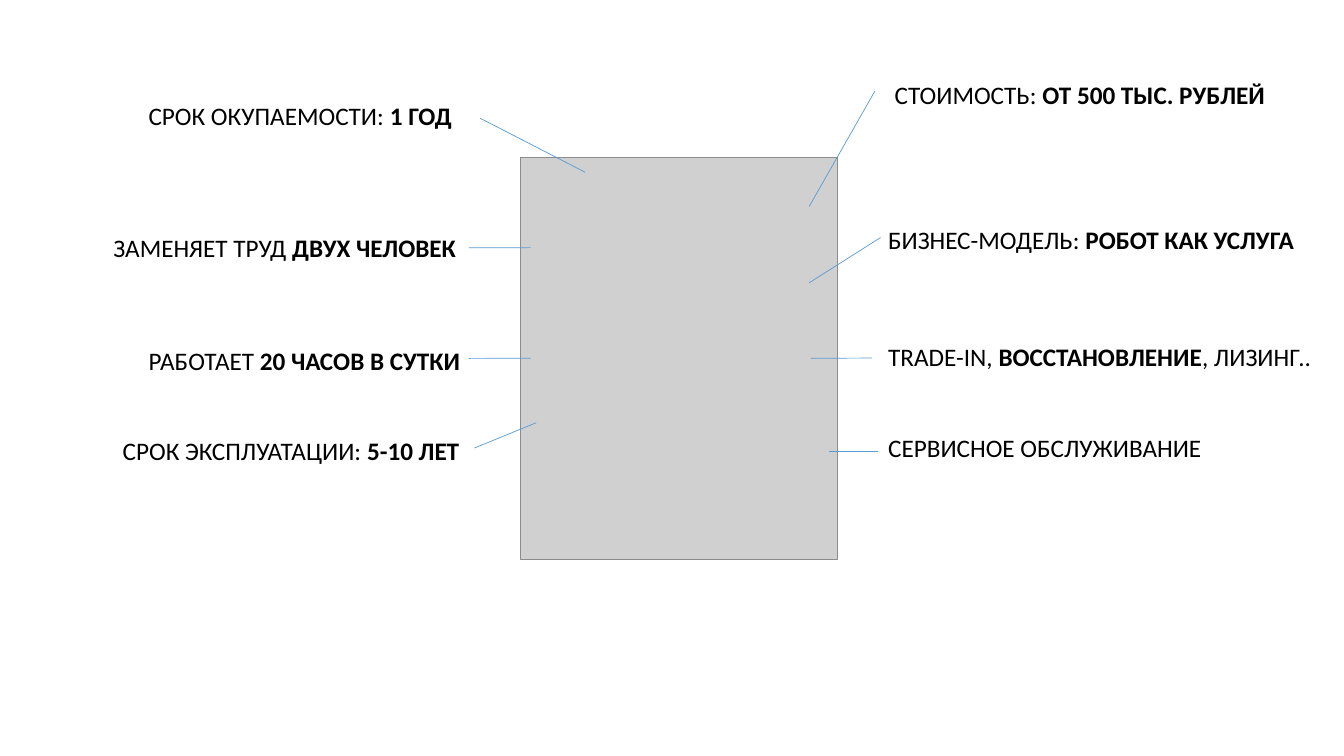
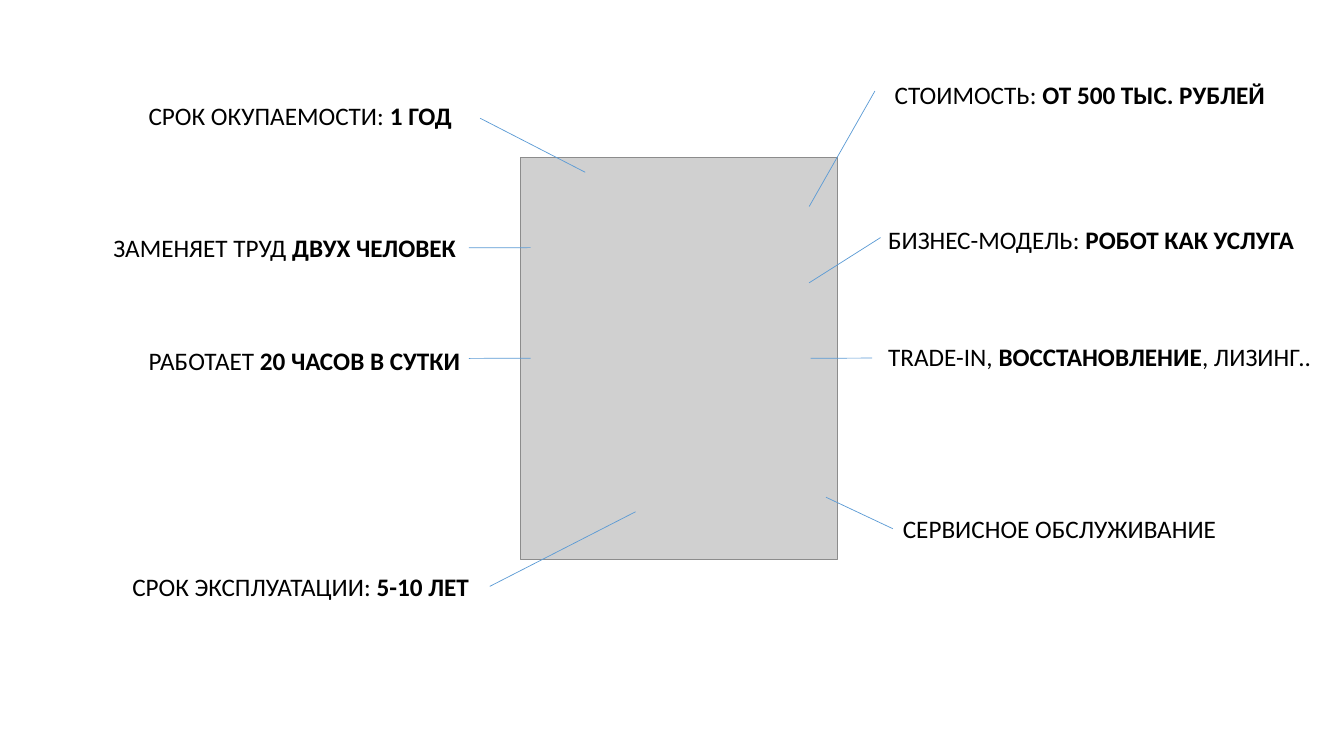
Before and after one commit to iACTUATOR/iactuator.ru, a slide deck: slide 3 of actuator.pptx. Drawn at 1344x756 pixels with LibreOffice and Linux fonts; fonts in the diff are those of the drawing; grey boxes stand for pictures. Boxes give left, top, right and bottom in pixels: in the first picture for what was removed or moved away, otherwise in the second. Text is boxed around its words. In the diff, an @@ line names an element or a change of style, - is before the commit and + after.

```diff
--- a/actuator.pptx
+++ b/actuator.pptx
@@ line moved from (830, 451) - (878, 451) to (826, 497) - (893, 529) @@
@@ text "СЕРВИСНОЕ ОБСЛУЖИВАНИЕ": place and size @@
-text "СЕРВИСНОЕ ОБСЛУЖИВАНИЕ" at bbox=[888, 440, 1201, 457]
+text "СЕРВИСНОЕ ОБСЛУЖИВАНИЕ" at bbox=[903, 521, 1216, 538]
@@ line moved from (536, 422) - (475, 448) to (636, 512) - (490, 587) @@
@@ text "СРОК ЭКСПЛУАТАЦИИ: 5-10 ЛЕТ": place and size @@
-text "СРОК ЭКСПЛУАТАЦИИ: 5-10 ЛЕТ" at bbox=[123, 443, 460, 464]
+text "СРОК ЭКСПЛУАТАЦИИ: 5-10 ЛЕТ" at bbox=[132, 579, 469, 600]
```
Also in this commit, not shown: 2 other slides changed, 1 other file.
